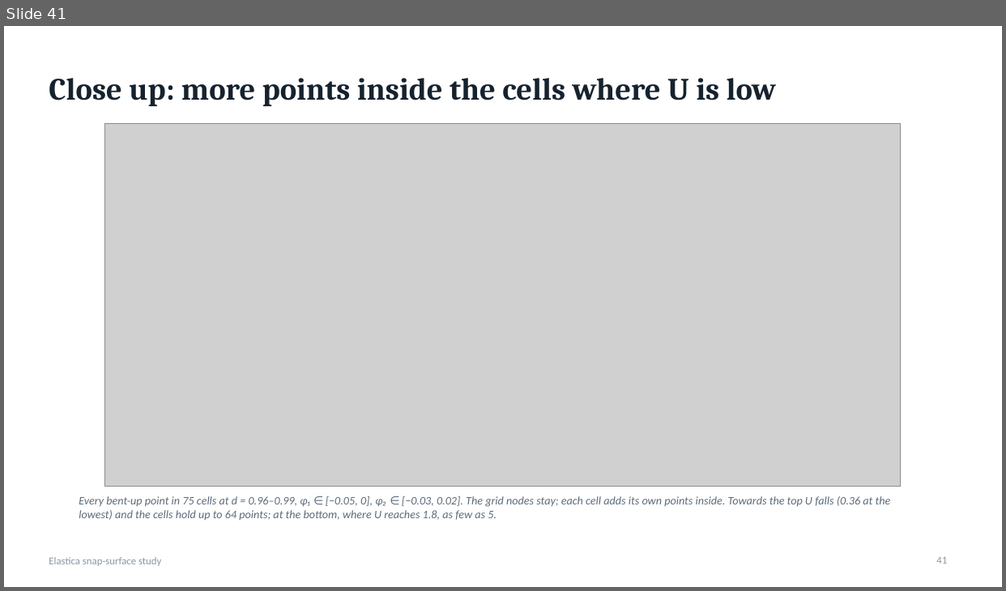
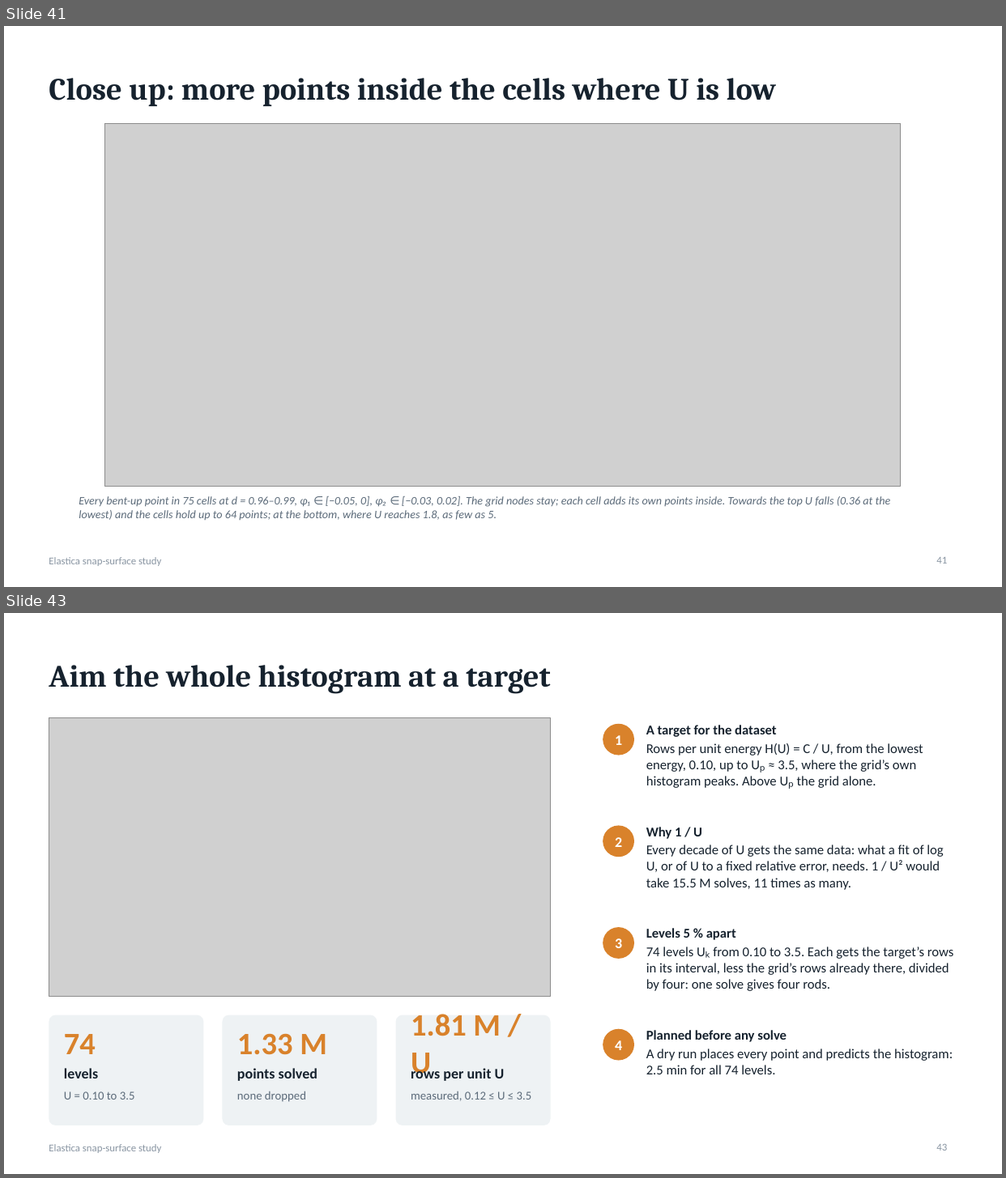
Before and after one commit to grraxx/elastica, a slide deck: presentation/elastica_snap_surface.pptx. Shown one above the other, each under a label of ours: slide 41 before the commit, slides 41 and 43 after it; the slides between them are not shown. The pictures are 1006x591 and 1006x1178 pixels, drawn with LibreOffice and Linux fonts; fonts in the diff are those of the drawing; grey boxes stand for pictures. Boxes give left, top, right and bottom in pixels: in the first picture for what was removed or moved away, otherwise in the second. Text is boxed around its words. In the diff, an @@ line names an element or a change of style, - is before the commit and + after.

```diff
--- a/presentation/elastica_snap_surface.pptx
+++ b/presentation/elastica_snap_surface.pptx
@@ slide 43 added at box(4, 613, 1002, 1174), background #FFFFFF; not listed: 1 template element that a slide beside it also shows @@
@@ title added at box(49, 665, 550, 694), 30 pt, text #16222E, bold @@
+Aim the whole histogram at a target
@@ picture added at box(49, 717, 551, 996) @@
@@ ellipse added at box(603, 724, 634, 756), fill #D9822B, 14 pt, text #FFFFFF, bold @@
+1
@@ text added at box(646, 725, 923, 788), 13 pt, text #16222E @@
+A target for the dataset
+Rows per unit energy H(U) = C / U, from the lowest energy, 0.10, up to Uₚ ≈ 3.5, where the grid’s own histogram peaks. Above Uₚ the grid alone.
@@ ellipse added at box(603, 825, 634, 857), fill #D9822B, 14 pt, text #FFFFFF, bold @@
+2
@@ text added at box(646, 827, 943, 890), 13 pt, text #16222E @@
+Why 1 / U
+Every decade of U gets the same data: what a fit of log U, or of U to a fixed relative error, needs. 1 / U² would take 15.5 M solves, 11 times as many.
@@ ellipse added at box(603, 927, 634, 959), fill #D9822B, 14 pt, text #FFFFFF, bold @@
+3
@@ text added at box(646, 928, 954, 991), 13 pt, text #16222E @@
+Levels 5 % apart
+74 levels Uₖ from 0.10 to 3.5. Each gets the target’s rows in its interval, less the grid’s rows already there, divided by four: one solve gives four rods.
@@ rounded rectangle added at box(49, 1015, 204, 1126), fill #EEF2F4 @@
@@ rounded rectangle added at box(223, 1015, 377, 1126), fill #EEF2F4 @@
@@ rounded rectangle added at box(395, 1015, 551, 1126), fill #EEF2F4 @@
@@ text added at box(411, 1014, 501, 1079), 30 pt, text #D9822B, bold @@
+1.81 M / U
@@ text added at box(64, 1034, 96, 1054), 30 pt, text #D9822B, bold @@
+74
@@ text added at box(237, 1033, 327, 1055), 30 pt, text #D9822B, bold @@
+1.33 M
@@ ellipse added at box(603, 1029, 634, 1061), fill #D9822B, 14 pt, text #FFFFFF, bold @@
+4
@@ text added at box(646, 1030, 953, 1075), 13 pt, text #16222E @@
+Planned before any solve
+A dry run places every point and predicts the histogram: 2.5 min for all 74 levels.
@@ text added at box(64, 1068, 98, 1079), 14 pt, text #16222E, bold @@
+levels
@@ text added at box(237, 1068, 317, 1081), 14 pt, text #16222E, bold @@
+points solved
@@ text added at box(411, 1067, 505, 1081), 14 pt, text #16222E, bold @@
+rows per unit U
@@ text added at box(64, 1092, 135, 1100), 11.5 pt, text #5C6B7A @@
+U = 0.10 to 3.5
@@ text added at box(237, 1092, 306, 1102), 11.5 pt, text #5C6B7A @@
+none dropped
@@ text added at box(411, 1092, 532, 1101), 11.5 pt, text #5C6B7A @@
+measured, 0.12 ≤ U ≤ 3.5
@@ page number added at box(936, 1144, 947, 1151), 10 pt, text #8A96A3 @@
+43
```
Also in this commit, not shown: 4 other slides added, 7 other files.
